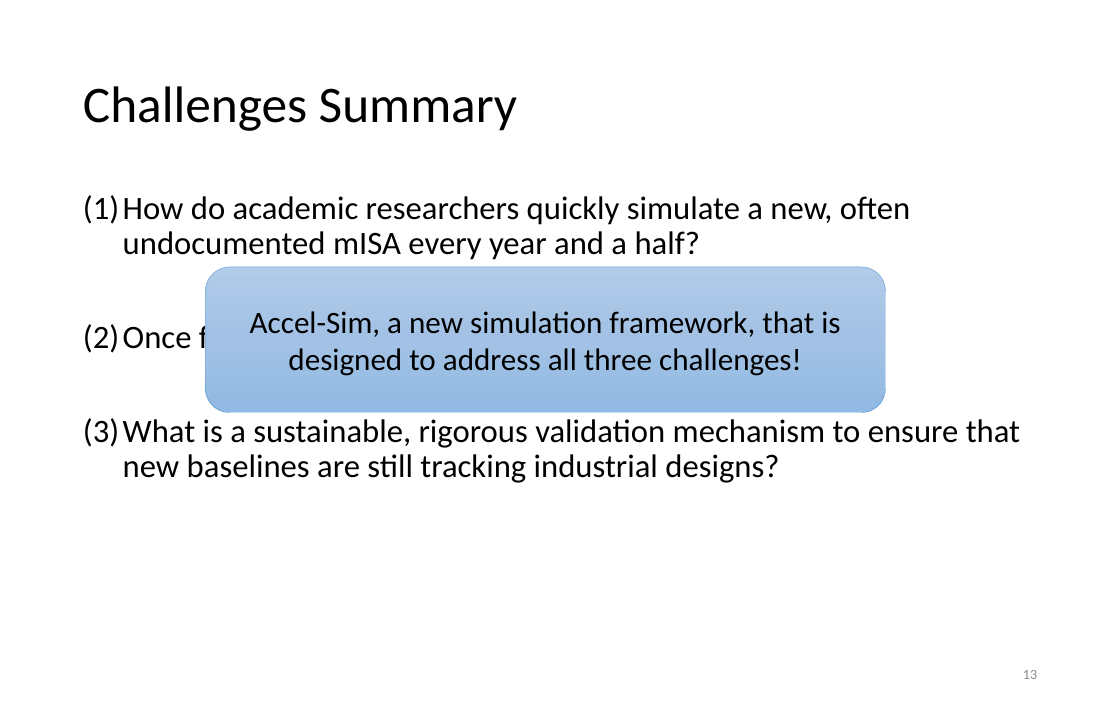
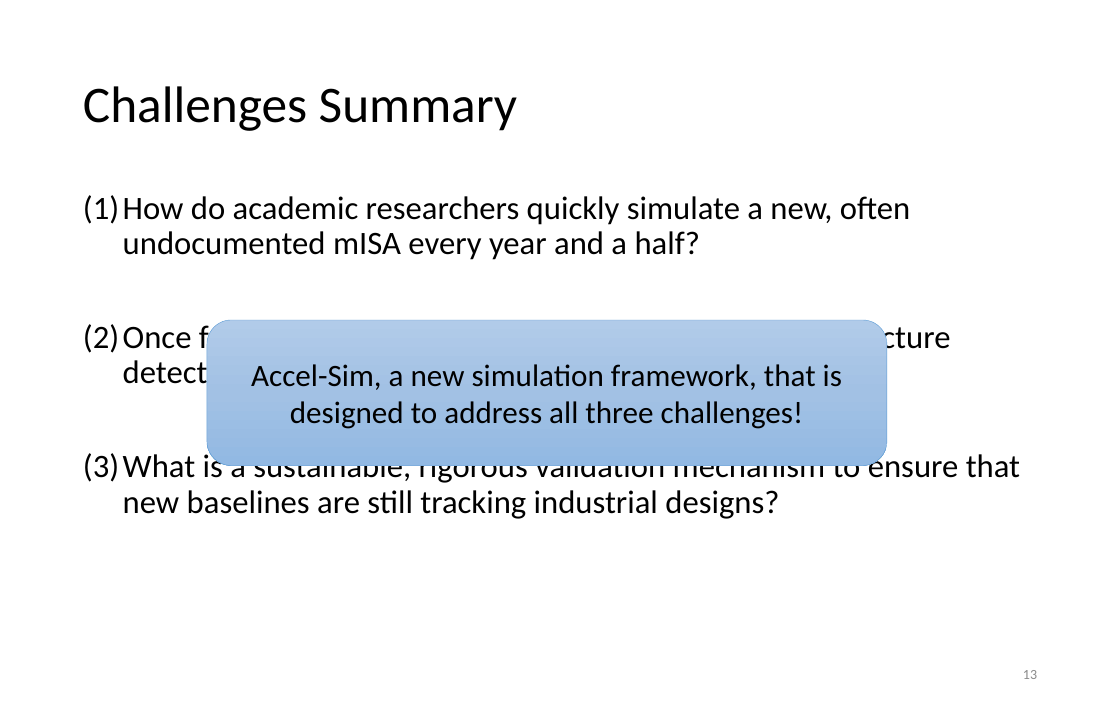
Before and after one commit to accel-sim/accel-sim.github.io, a slide deck: slide 13 of ISCA2020-presentation-v3.0.pptx. Drawn at 1120x707 pixels with LibreOffice and Linux fonts; fonts in the diff are those of the drawing. Boxes give left, top, right and bottom in pixels: in the first picture for what was removed or moved away, otherwise in the second. Text is boxed around its words. In the diff, an @@ line names an element or a change of style, - is before the commit and + after.

```diff
--- a/ISCA2020-presentation-v3.0.pptx
+++ b/ISCA2020-presentation-v3.0.pptx
@@ text at <box>123,317,950,392</box>: text changed @@
-(2) Once functionally correct,
+(2) Once functionally correct, how are changes to the architecture detected and modeled?
@@ rounded rectangle "Accel-Sim, a new simulation framework, ...": place and size @@
-rounded rectangle "Accel-Sim, a new simulation framework, ..." at <box>206,267,886,413</box>
+rounded rectangle "Accel-Sim, a new simulation framework, ..." at <box>207,320,887,466</box>
```
Also in this commit, not shown: 1 other file.
